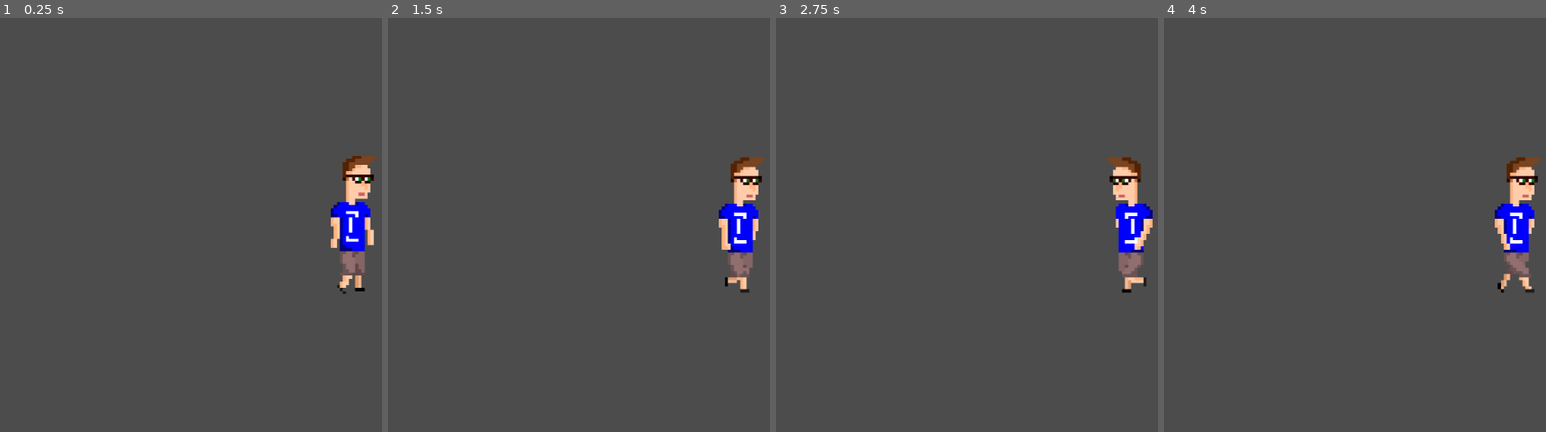
Above: before the commit, frames 1-4 (left to right).
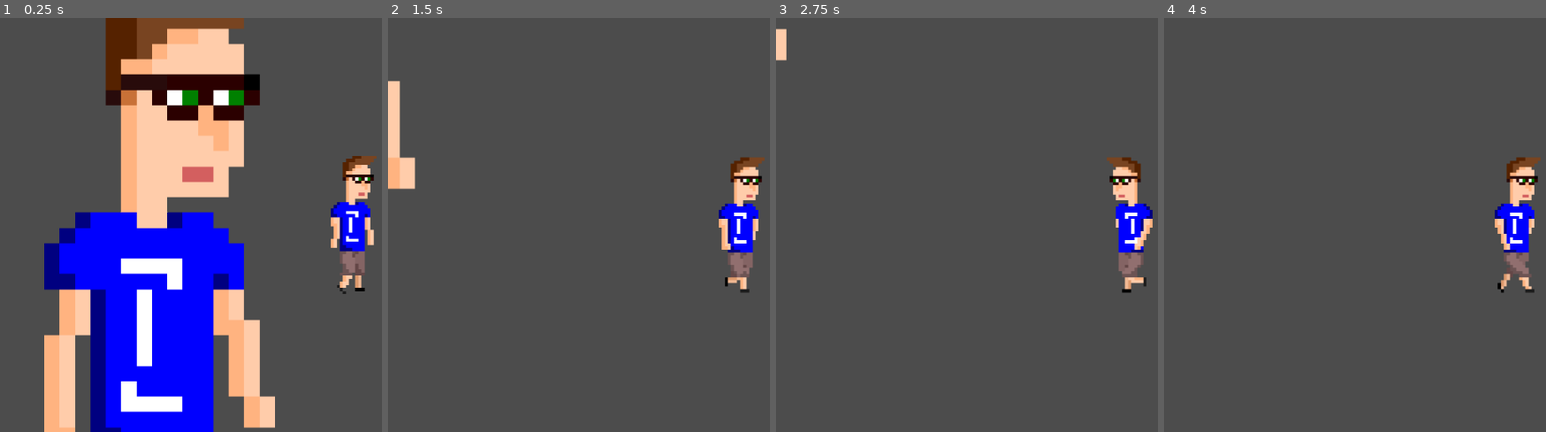
Above: after the commit, the same moments.

Repository: klenganthegame/KlenganTheGame
Game: Godot game, scene res://level/Level1.tscn
The game is run twice, just before and just after one commit, with the same random seed, the same clock (stepped at 60 frames per second) and the same inputs.
Inputs:
- Up to frame 1 (0.25 s): no input
- Up to frame 2 (1.5 s): hold Right (ui_right) from 0.53 s (still down); tap Space (jump) at 0.77 s
- Up to frame 3 (2.75 s): tap Space (jump) at 1.52 s; release Right (ui_right) at 2.03 s; hold Left (ui_left) from 2.03 s (still down)
- Up to frame 4 (4 s): release Left (ui_left) at 2.78 s; hold Right (ui_right) from 2.78 s (still down); tap Space (jump) at 3.02, 3.77 s

The runs differ from the first frame. In frame 1, 41% of the frame differs, in the area x 11-72%, y 0-100%; in frame 2, 1.2%; in frame 3, 0.2%; in frame 4, nothing differs.

Commit message:
implemented jumping

Diff:
--- a/level/Level1.tscn
+++ b/level/Level1.tscn
@@ -1,6 +1,7 @@
-[gd_scene load_steps=3 format=2]
+[gd_scene load_steps=4 format=2]
 
-[ext_resource path="res://objects/level1/Klengan.tscn" type="PackedScene" id=1]
+[ext_resource path="res://Sprites/Klengan/Walk/6658c1c8d437455b869f1be0ff25527f-7.png" type="Texture" id=1]
+[ext_resource path="res://objects/level1/Klengan.tscn" type="PackedScene" id=2]
 
 [sub_resource type="RectangleShape2D" id=1]
 extents = Vector2( 585.438, 10 )
@@ -13,6 +14,10 @@
 position = Vector2( 481.031, 645.869 )
 shape = SubResource( 1 )
 
-[node name="Klengan" parent="." instance=ExtResource( 1 )]
+[node name="6658c1c8d437455b869f1be0ff25527f-7" type="Sprite" parent="StaticBody2D/CollisionShape2D"]
+position = Vector2( -423.696, -499.986 )
+texture = ExtResource( 1 )
+
+[node name="Klengan" parent="." instance=ExtResource( 2 )]
 position = Vector2( 338.34, -71.7692 )
 scale = Vector2( 0.2, 0.2 )
--- a/objects/level1/Klengan.gd
+++ b/objects/level1/Klengan.gd
@@ -47,6 +47,6 @@
 			motion.x = lerp(motion.x, 0, 0.05)
 
 	var collisions = move_and_collide(motion * delta)
-	if collisions:
-		Input.start_joy_vibration(0, 0.5, 0.5, 0.5)
+	# if collisions:
+		#Input.start_joy_vibration(0, 0.5, 0.5, 0.5)
 	motion = move_and_slide(motion,Vector2(0, -1))
--- a/objects/level1/Klengan.tscn
+++ b/objects/level1/Klengan.tscn
@@ -32,7 +32,7 @@
 [node name="AnimatedSprite" type="AnimatedSprite" parent="."]
 frames = SubResource( 1 )
 animation = "walk"
-frame = 1
+frame = 4
 playing = true
 
 [node name="Camera2D" type="Camera2D" parent="."]
